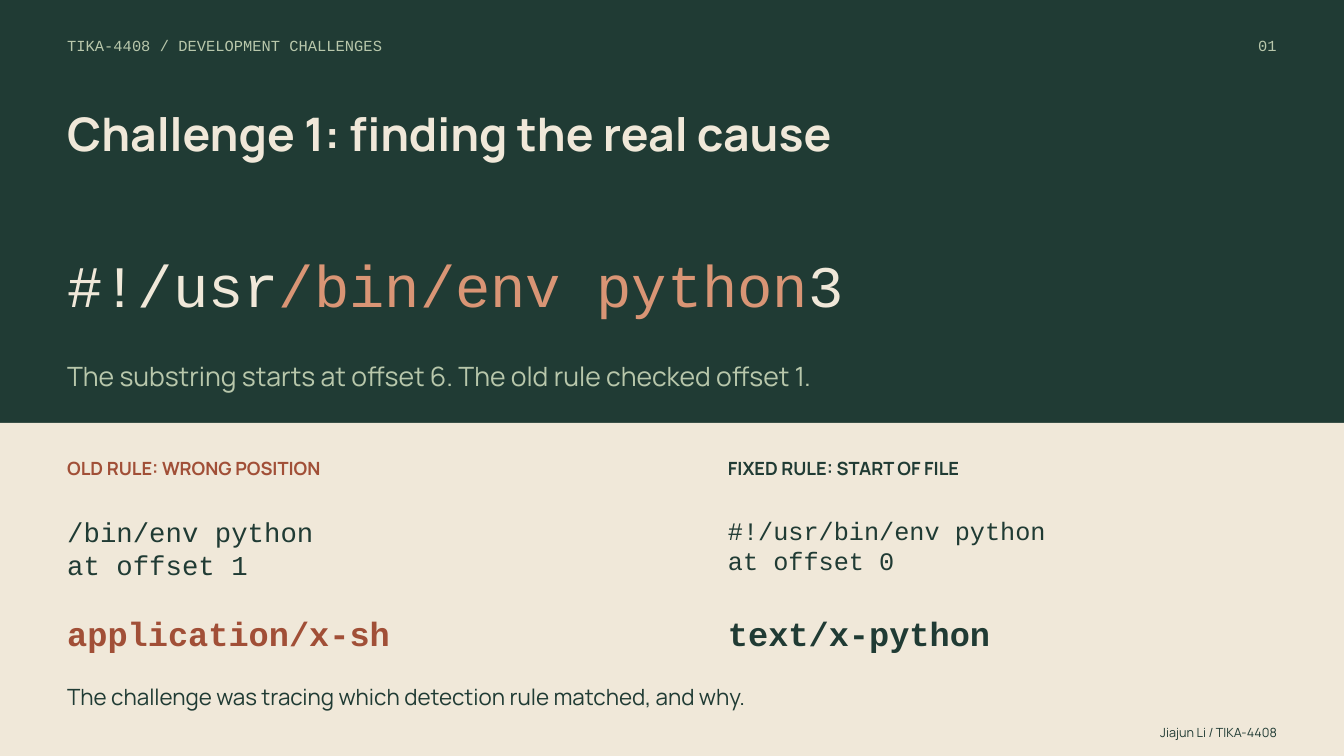
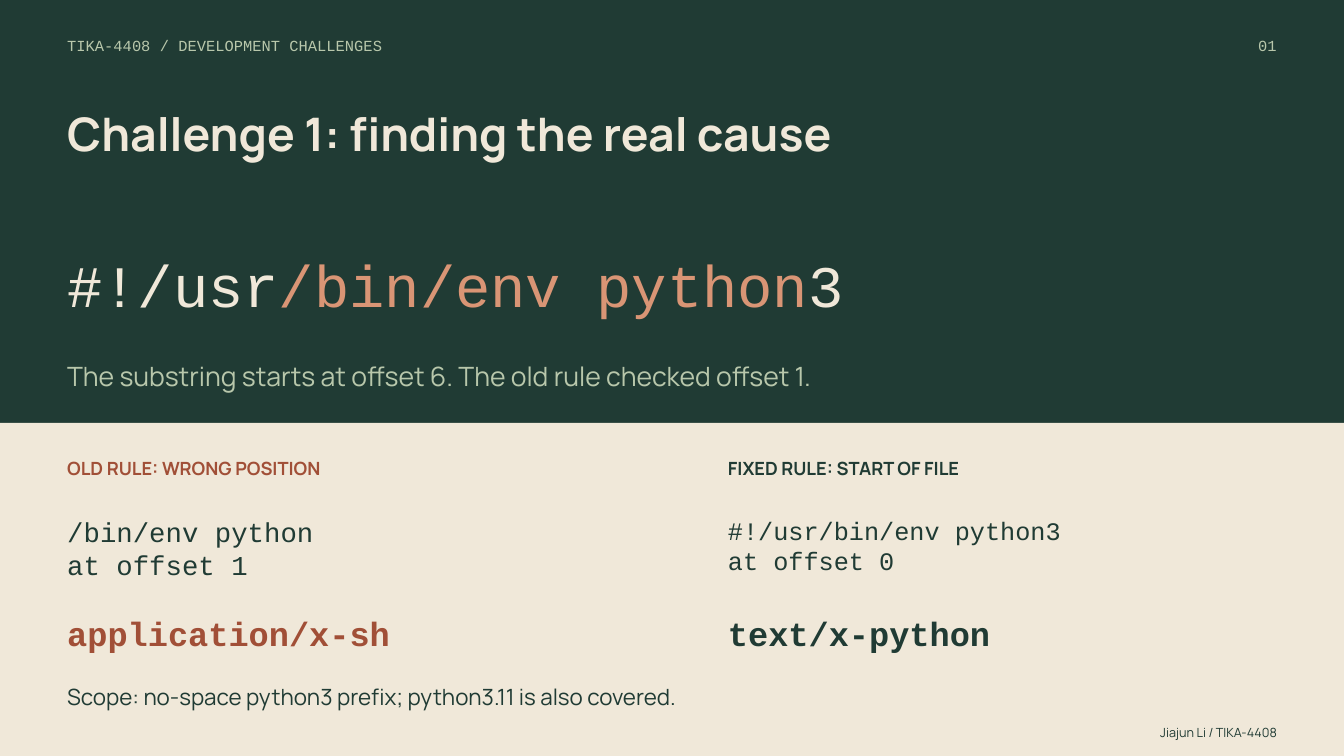
Before and after one commit to u8026876/comp2120-gyg-a5, a slide deck: slide 1 of presentation/Jiajun-TIKA-4408-section.pptx. Drawn at 1344x756 pixels with LibreOffice and Linux fonts; fonts in the diff are those of the drawing. Boxes give left, top, right and bottom in pixels: in the first picture for what was removed or moved away, otherwise in the second. Text is boxed around its words. In the diff, an @@ line names an element or a change of style, - is before the commit and + after.

```diff
--- a/presentation/Jiajun-TIKA-4408-section.pptx
+++ b/presentation/Jiajun-TIKA-4408-section.pptx
@@ text at [728, 521, 1061, 546]: text changed @@
-#!/usr/bin/env python
+#!/usr/bin/env python3
@@ text at [67, 688, 675, 711]: text changed @@
-The challenge was tracing which detection rule matched, and why.
+Scope: no-space python3 prefix; python3.11 is also covered.
```
Also in this commit, not shown: 2 other slides changed, 1 other file.
